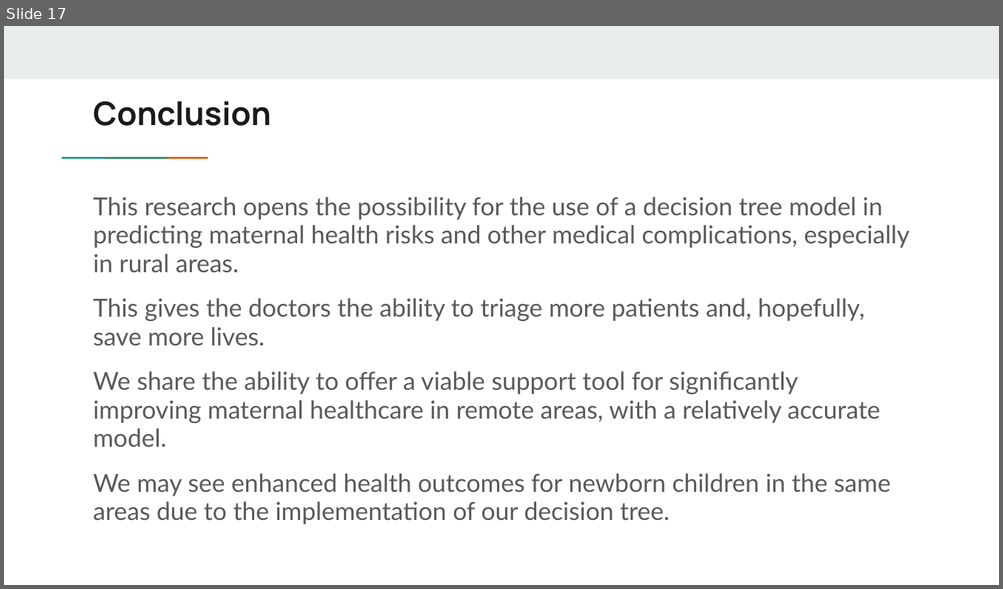
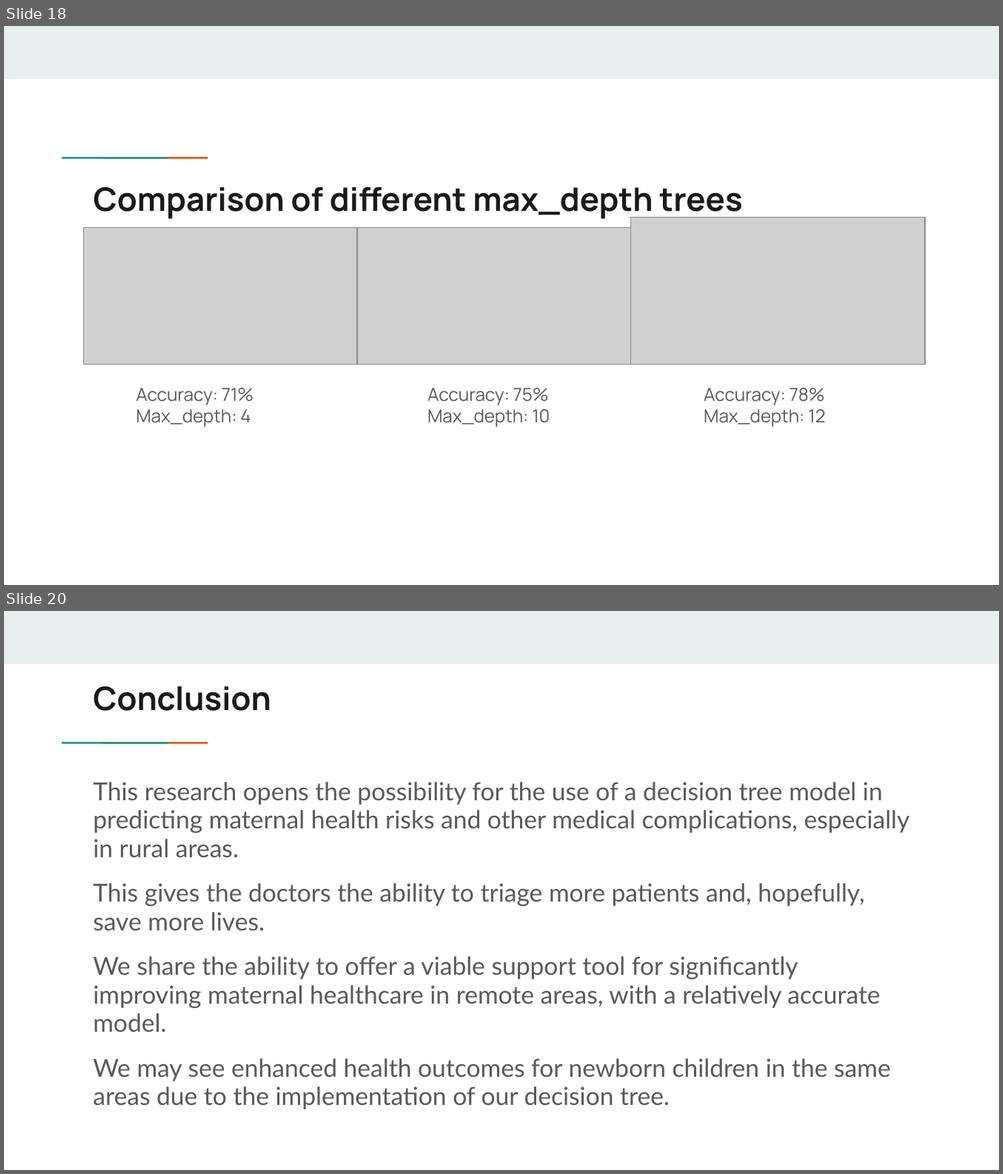
Before and after one commit to mkaturiusd24/USDIntroToAIGroup1, a slide deck: Maternal Health Risk Final Project.pptx. Shown one above the other, each under a label of ours: slide 17 before the commit, slides 18 and 20 after it; the slides between them are not shown. The pictures are 1003x589 and 1003x1174 pixels, drawn with LibreOffice and Linux fonts; fonts in the diff are those of the drawing; grey boxes stand for pictures. Boxes give left, top, right and bottom in pixels: in the first picture for what was removed or moved away, otherwise in the second. Text is boxed around its words. In the diff, an @@ line names an element or a change of style, - is before the commit and + after.

```diff
--- a/Maternal Health Risk Final Project.pptx
+++ b/Maternal Health Risk Final Project.pptx
@@ slide 18 added at (4, 26, 999, 585), background #FFFFFF; not listed: 3 template elements that a slide beside it also shows @@
@@ title added at (94, 187, 742, 220), 23.4 pt, text #1A1A1A, bold @@
+Comparison of different max_depth trees
@@ picture added at (631, 217, 925, 364) @@
@@ picture added at (84, 228, 357, 365) @@
@@ picture added at (357, 228, 631, 365) @@
@@ text added at (136, 388, 253, 427), 13 pt, text #595959 @@
+Accuracy: 71%
+Max_depth: 4
@@ text added at (427, 388, 549, 427), 13 pt, text #595959 @@
+Accuracy: 75%
+Max_depth: 10
@@ text added at (703, 388, 825, 427), 13 pt, text #595959 @@
+Accuracy: 78%
+Max_depth: 12
@@ what was slide 17 is now slide 20 @@
```
Also in this commit, not shown: 4 slides changed, 5 other slides added, 3 slides removed.
